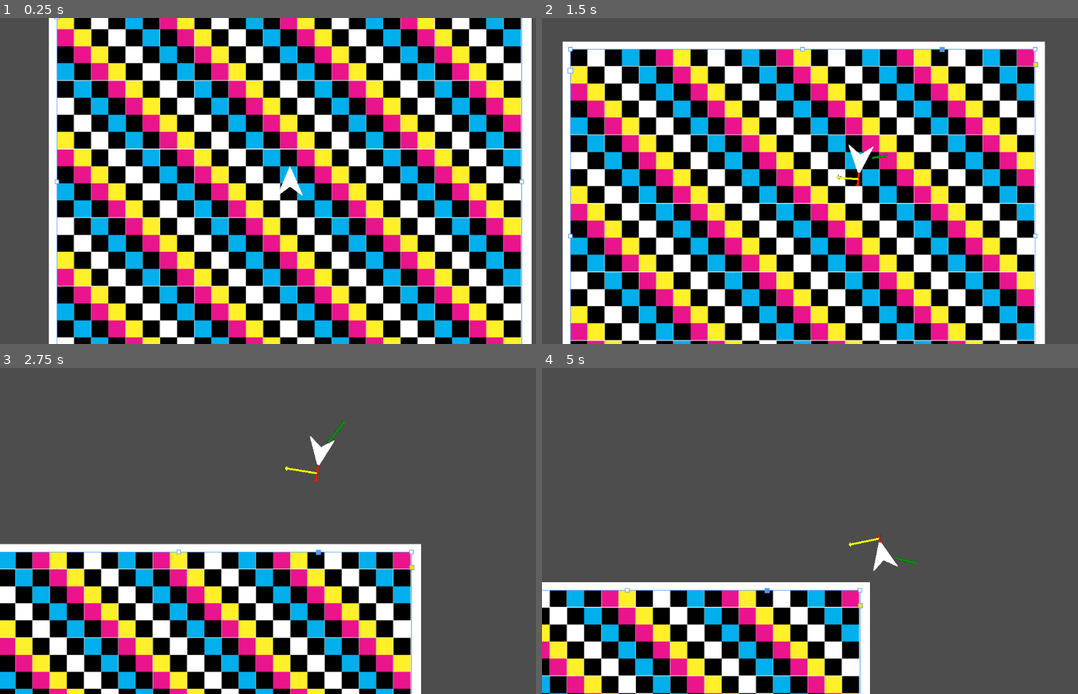
Above: before the commit, frames 1-4 (two rows, left to right).
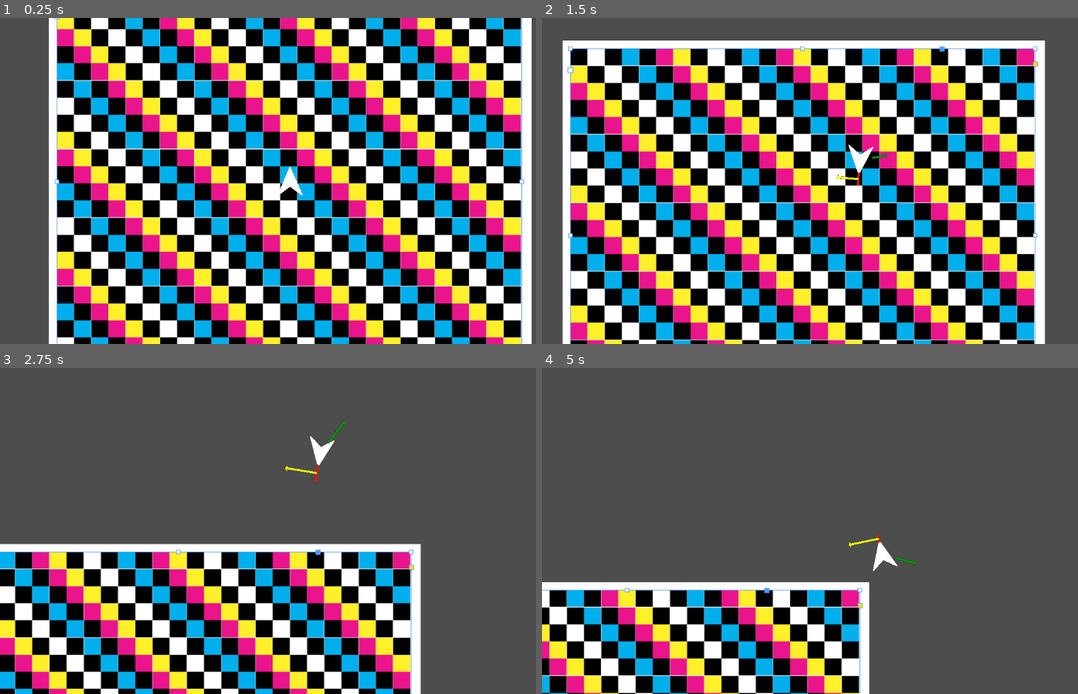
Above: after the commit, the same moments.

Repository: ParadoxArcher/Angle_Advantage
Game: Godot game, scene res://Scenes/GameScene.tscn
Same seed, same stepped clock (60 frames per second), same inputs: the game is played once before the commit and once after it.
Inputs:
- Up to frame 1 (0.25 s): no input
- Up to frame 2 (1.5 s): hold D (RotateRight) 0.53-1.28 s; hold W (Boost) 0.53-1.28 s; hold S (Back) from 1.28 s (still down); tap W (Boost) at 1.35 s
- Up to frame 3 (2.75 s): release S (Back) at 2.03 s; hold D (RotateRight) from 2.03 s (still down); hold W (Boost) from 2.03 s (still down); tap Space (Dodge) at 2.1 s
- Up to frame 4 (5 s): release W (Boost) at 2.78 s; tap W (Boost) at 2.85, 4.55 s; release D (RotateRight) at 3.53 s; hold W (Boost) 3.53-4.28 s; hold A (RotateLeft) from 3.53 s (still down); tap Space (Dodge) at 4.35 s

The runs differ from the first frame. In frame 1, less than 0.1% of the frame differs, in the area x 52-56%, y 45-54%; in frame 2, 7.5%, in the area x 3-94%, y 6-100%; in frame 3, 2.7%; in frame 4, 2.4%.

Commit message:
vault backup: 2025-01-14 14:20:36

Diff:
--- a/zProject Files/Godot/Scripts/PlayerScript.gd
+++ b/zProject Files/Godot/Scripts/PlayerScript.gd
@@ -44,7 +44,7 @@
 	else:
 		SpeedDecel[0] = SpeedDecel[1] * BrakeDecelMult[0]
 
-	if MoveInput.y > 0 or BoostDecay[0] >= 0:
+	if MoveInput.y > 0 or BoostDecay[0] > 0:
 		if MoveInput.y >= BoostDecay[0]:
 			BoostDir = Vector2(cos(rotation), sin(rotation)) * MoveInput.y
 			if BoostDecay[0] < 1:
@@ -55,10 +55,10 @@
 
 		var CounterAccel = (-BoostDir.dot(velocity / MaxSpeed[1]) + 1 ) * CounterScaler[0]
 		AccelRate = SpeedAccel + (SpeedDecel[1] * CounterAccel )
-		print(AccelRate)
 	else:
 		BoostDir = Vector2(0, 0)
 		AccelRate = SpeedDecel[0]
+	print(AccelRate)
 	#endregion
 
 	#region Rotation
Not shown, changed: .obsidian/workspace.json
